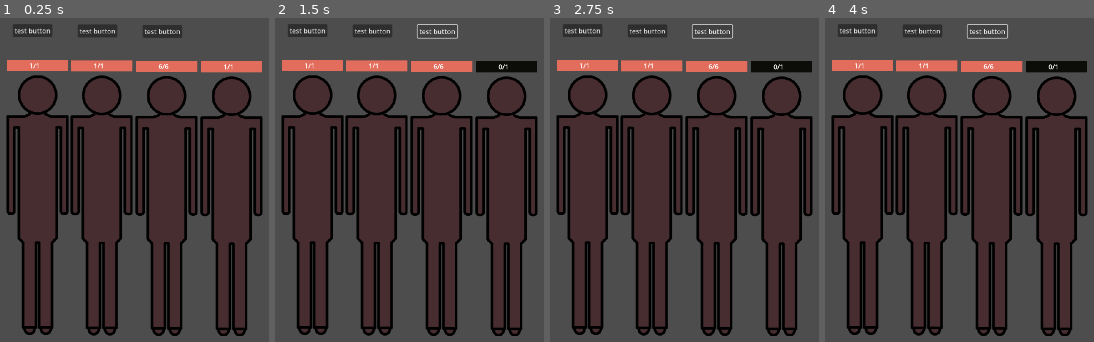
Above: before the commit, frames 1-4 (left to right).
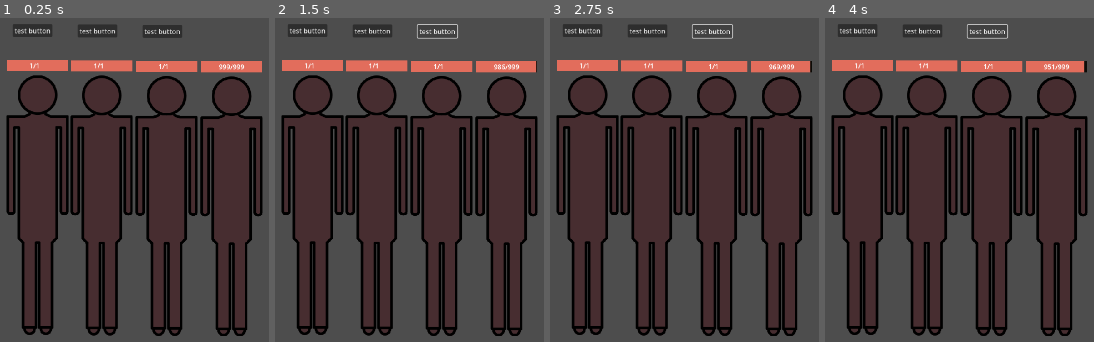
Above: after the commit, the same moments.

Repository: ShongoWL/Tavern-Keeper-Jam
Game: Godot game, scene res://Scene/BattleManager.tscn
Two runs of this game, one before a commit and one after it. Both use one fixed random seed, a clock stepped at 60 frames per second and the inputs below.
Inputs:
- Up to frame 1 (0.25 s): no input
- Up to frame 2 (1.5 s): click "test button" at 0.5 s; click "test button" at 1.25 s
- Up to frame 3 (2.75 s): click "test button" at 2 s
- Up to frame 4 (4 s): tap Enter at 2.75 s; tap Space at 3.5 s

The runs differ from the first frame. In frame 1, 0.2% of the frame differs, in the area x 58-91%, y 14-17%; in frame 2, 0.9%, in the area x 58-98%, y 13-17%; in frame 3, 0.9%; in frame 4, 0.8%.

Commit message:
Ability and passive framework
We now have a model for how to make working abilities and passives

Diff:
--- /dev/null
+++ b/Resources/Abilities/bulkUp.tres
@@ -0,0 +1,10 @@
+[gd_resource type="Resource" script_class="bulkUp" load_steps=2 format=3 uid="uid://dgxa3dcue43ad"]
+
+[ext_resource type="Script" path="res://Scripts/AbilityScripts/bulkUpAbility.gd" id="1_wmhn5"]
+
+[resource]
+script = ExtResource("1_wmhn5")
+damageBoost = 4
+critChanceBoost = 3
+abilityName = "Bulk Up"
+abilityCost = 25
--- /dev/null
+++ b/Resources/Heroes/Barbarian.tres
@@ -0,0 +1,18 @@
+[gd_resource type="Resource" script_class="Hero" load_steps=4 format=3 uid="uid://c5n6dr08pegpd"]
+
+[ext_resource type="Resource" uid="uid://dgxa3dcue43ad" path="res://Resources/Abilities/bulkUp.tres" id="1_85iqi"]
+[ext_resource type="Script" path="res://Scripts/Hero.gd" id="1_pl4hs"]
+[ext_resource type="Resource" uid="uid://66sba7jooha6" path="res://Resources/Passives/painEnergyGain.tres" id="2_yyws8"]
+
+[resource]
+script = ExtResource("1_pl4hs")
+critChance = 5
+energyRegen = 1
+energyLevel = 0.0
+ability = ExtResource("1_85iqi")
+passive = ExtResource("2_yyws8")
+maxHp = 70
+damage = 5
+attackCooldown = 4.0
+charName = "Barbarian"
+preferredTarget = 0
--- /dev/null
+++ b/Resources/Heroes/Hero1.tres
@@ -0,0 +1,19 @@
+[gd_resource type="Resource" script_class="Hero" load_steps=4 format=3 uid="uid://ci6wkmgdgipb3"]
+
+[ext_resource type="Resource" uid="uid://dgxa3dcue43ad" path="res://Resources/Abilities/bulkUp.tres" id="1_dy2nl"]
+[ext_resource type="Resource" uid="uid://66sba7jooha6" path="res://Resources/Passives/painEnergyGain.tres" id="2_6pend"]
+[ext_resource type="Script" path="res://Scripts/Hero.gd" id="3_1p4h8"]
+
+[resource]
+script = ExtResource("3_1p4h8")
+critChance = 99
+energyRegen = 5
+energyLevel = 0.0
+critModifier = 2
+ability = ExtResource("1_dy2nl")
+passive = ExtResource("2_6pend")
+maxHp = 999
+damage = 4
+attackCooldown = 2.0
+charName = "Hero1"
+preferredTarget = 0
--- /dev/null
+++ b/Resources/Heroes/Hero2.tres
@@ -0,0 +1,23 @@
+[gd_resource type="Resource" script_class="Hero" load_steps=5 format=3 uid="uid://buj5go842m74u"]
+
+[ext_resource type="Script" path="res://Scripts/Hero.gd" id="1_ehnef"]
+[ext_resource type="Resource" uid="uid://c3s4q7yeq1fp6" path="res://Resources/baseAbility.tres" id="1_npkbl"]
+[ext_resource type="Script" path="res://Scripts/Passive.gd" id="2_pf3f5"]
+
+[sub_resource type="Resource" id="Resource_d5kvc"]
+script = ExtResource("2_pf3f5")
+passiveName = ""
+passiveDescription = ""
+
+[resource]
+script = ExtResource("1_ehnef")
+critChance = 0
+energyRegen = 0
+energyLevel = 0.0
+ability = ExtResource("1_npkbl")
+passive = SubResource("Resource_d5kvc")
+maxHp = 1
+damage = 0
+attackCooldown = 100.0
+charName = "Hero2"
+preferredTarget = 0
--- /dev/null
+++ b/Resources/Heroes/Hero3.tres
@@ -0,0 +1,23 @@
+[gd_resource type="Resource" script_class="Hero" load_steps=5 format=3 uid="uid://bl1ejfohikbi2"]
+
+[ext_resource type="Resource" uid="uid://c3s4q7yeq1fp6" path="res://Resources/baseAbility.tres" id="1_5g3dg"]
+[ext_resource type="Script" path="res://Scripts/Hero.gd" id="1_c7m7d"]
+[ext_resource type="Script" path="res://Scripts/Passive.gd" id="2_lkmyq"]
+
+[sub_resource type="Resource" id="Resource_vca1o"]
+script = ExtResource("2_lkmyq")
+passiveName = ""
+passiveDescription = ""
+
+[resource]
+script = ExtResource("1_c7m7d")
+critChance = 0
+energyRegen = 0
+energyLevel = 0.0
+ability = ExtResource("1_5g3dg")
+passive = SubResource("Resource_vca1o")
+maxHp = 1
+damage = 0
+attackCooldown = 300.0
+charName = "Hero3"
+preferredTarget = 0
--- /dev/null
+++ b/Resources/Heroes/Hero4.tres
@@ -0,0 +1,23 @@
+[gd_resource type="Resource" script_class="Hero" load_steps=5 format=3 uid="uid://dcwlot35vf35u"]
+
+[ext_resource type="Script" path="res://Scripts/Hero.gd" id="1_6ug50"]
+[ext_resource type="Resource" uid="uid://c3s4q7yeq1fp6" path="res://Resources/baseAbility.tres" id="1_rfblt"]
+[ext_resource type="Script" path="res://Scripts/Passive.gd" id="2_vk03i"]
+
+[sub_resource type="Resource" id="Resource_l0muq"]
+script = ExtResource("2_vk03i")
+passiveName = ""
+passiveDescription = ""
+
+[resource]
+script = ExtResource("1_6ug50")
+critChance = 0
+energyRegen = 0
+energyLevel = 0.0
+ability = ExtResource("1_rfblt")
+passive = SubResource("Resource_l0muq")
+maxHp = 1
+damage = 0
+attackCooldown = 100.0
+charName = "Hero4"
+preferredTarget = 0
--- /dev/null
+++ b/Resources/Passives/painEnergyGain.tres
@@ -0,0 +1,9 @@
+[gd_resource type="Resource" script_class="painEnergyGain" load_steps=2 format=3 uid="uid://66sba7jooha6"]
+
+[ext_resource type="Script" path="res://Scripts/PassiveScripts/painEnergyGain.gd" id="1_e23st"]
+
+[resource]
+script = ExtResource("1_e23st")
+energyGain = 7
+passiveName = ""
+passiveDescription = ""
--- a/Resources/baseAbility.tres
+++ b/Resources/baseAbility.tres
@@ -5,5 +5,5 @@
 [resource]
 resource_local_to_scene = true
 script = ExtResource("1_4rtlg")
-abilityName = "Death by ball explosion"
-abilityCost = 44
+abilityName = "Don't use this"
+abilityCost = 400
--- a/Resources/baseHero.tres
+++ b/Resources/baseHero.tres
@@ -1,5 +1,6 @@
-[gd_resource type="Resource" script_class="Hero" load_steps=2 format=3 uid="uid://tssetm4wqidn"]
+[gd_resource type="Resource" script_class="Hero" load_steps=3 format=3 uid="uid://tssetm4wqidn"]
 
+[ext_resource type="Resource" uid="uid://dgxa3dcue43ad" path="res://Resources/Abilities/bulkUp.tres" id="1_bm5bo"]
 [ext_resource type="Script" path="res://Scripts/Hero.gd" id="1_gjpee"]
 
 [resource]
@@ -7,8 +8,10 @@
 script = ExtResource("1_gjpee")
 critChance = 0
 energyRegen = 5
+energyLevel = 0.0
+ability = ExtResource("1_bm5bo")
 maxHp = 10
 damage = 0
 attackCooldown = 2.0
-charName = ""
+charName = "Hero 1"
 preferredTarget = 0
--- a/Scene/BattleManager.tscn
+++ b/Scene/BattleManager.tscn
@@ -1,93 +1,14 @@
-[gd_scene load_steps=20 format=3 uid="uid://omc7ani5wfa5"]
+[gd_scene load_steps=13 format=3 uid="uid://omc7ani5wfa5"]
 
 [ext_resource type="Script" path="res://Scripts/BattleManager.gd" id="1_ceb1t"]
 [ext_resource type="PackedScene" uid="uid://c55pg0nyqba0j" path="res://Scene/heroScene.tscn" id="1_vq15d"]
-[ext_resource type="Script" path="res://Scripts/Hero.gd" id="3_02ydw"]
+[ext_resource type="Resource" uid="uid://ci6wkmgdgipb3" path="res://Resources/Heroes/Hero1.tres" id="3_0641x"]
 [ext_resource type="PackedScene" uid="uid://c5nxxn8t3lgyf" path="res://Scene/time_manager.tscn" id="3_dsu4q"]
-[ext_resource type="Script" path="res://Scripts/Ability.gd" id="4_pkeim"]
+[ext_resource type="Resource" uid="uid://buj5go842m74u" path="res://Resources/Heroes/Hero2.tres" id="5_hwupf"]
 [ext_resource type="PackedScene" uid="uid://dqu3esdd6qywr" path="res://Scene/enemyScene.tscn" id="5_kdsbv"]
 [ext_resource type="Script" path="res://Scripts/Entity.gd" id="6_qabx8"]
-
-[sub_resource type="Resource" id="Resource_qc2jp"]
-resource_local_to_scene = true
-script = ExtResource("3_02ydw")
-critChance = 0
-energyRegen = 1
-energyLevel = 0.0
-maxHp = 1
-damage = 0
-attackCooldown = 99.0
-charName = "Hero 1"
-preferredTarget = 0
-
-[sub_resource type="Resource" id="Resource_7ku72"]
-resource_local_to_scene = true
-script = ExtResource("4_pkeim")
-abilityName = "Mega cum blast"
-abilityCost = 8
-
-[sub_resource type="Resource" id="Resource_6cn51"]
-resource_local_to_scene = true
-script = ExtResource("3_02ydw")
-critChance = 0
-energyRegen = 20
-energyLevel = 0.0
-maxHp = 6
-damage = 1
-attackCooldown = 99.0
-charName = "Hero 2"
-preferredTarget = 0
-
-[sub_resource type="Resource" id="Resource_gfbem"]
-resource_local_to_scene = true
-script = ExtResource("4_pkeim")
-abilityName = "Death by ball explosion"
-abilityCost = 44
-
-[sub_resource type="Resource" id="Resource_oiadu"]
-resource_local_to_scene = true
-script = ExtResource("3_02ydw")
-critChance = 0
-energyRegen = 5
-energyLevel = 0.0
-maxHp = 1
-damage = 1
-attackCooldown = 1.0
-charName = "Hero 3"
-preferredTarget = 0
-
-[sub_resource type="Resource" id="Resource_gehpe"]
-resource_local_to_scene = true
-script = ExtResource("4_pkeim")
-abilityName = "Death by ball explosion"
-abilityCost = 44
-
-[sub_resource type="Resource" id="Resource_hhire"]
-resource_local_to_scene = true
-script = ExtResource("3_02ydw")
-critChance = 0
-energyRegen = 5
-energyLevel = 0.0
-maxHp = 1
-damage = 1
-attackCooldown = 1.0
-charName = "Hero 4"
-preferredTarget = 0
-
-[sub_resource type="Resource" id="Resource_n3m1f"]
-resource_local_to_scene = true
-script = ExtResource("4_pkeim")
-abilityName = "Death by ball explosion"
-abilityCost = 44
-
-[sub_resource type="Resource" id="Resource_rjhrn"]
-resource_local_to_scene = true
-script = ExtResource("6_qabx8")
-maxHp = 99
-damage = 0
-attackCooldown = 99.0
-charName = "Enemy 1"
-preferredTarget = 0
+[ext_resource type="Resource" uid="uid://bl1ejfohikbi2" path="res://Resources/Heroes/Hero3.tres" id="6_up2v3"]
+[ext_resource type="Resource" uid="uid://dcwlot35vf35u" path="res://Resources/Heroes/Hero4.tres" id="7_ho0q1"]
 
 [sub_resource type="Resource" id="Resource_15cir"]
 resource_local_to_scene = true
@@ -118,39 +39,34 @@
 
 [node name="BattleManager" type="Node2D" node_paths=PackedStringArray("heroArray", "enemyArray")]
 script = ExtResource("1_ceb1t")
-heroArray = [NodePath("HeroScene"), NodePath("HeroScene2")]
+heroArray = [NodePath("HeroScene")]
 enemyArray = [NodePath("Enemy")]
 
 [node name="HeroScene" parent="." instance=ExtResource("1_vq15d")]
 position = Vector2(564, 509)
-heroData = SubResource("Resource_qc2jp")
-ability = SubResource("Resource_7ku72")
+heroData = ExtResource("3_0641x")
 
 [node name="TimeManager" parent="HeroScene" instance=ExtResource("3_dsu4q")]
 
 [node name="HeroScene2" parent="." instance=ExtResource("1_vq15d")]
 position = Vector2(408, 508)
-heroData = SubResource("Resource_6cn51")
-ability = SubResource("Resource_gfbem")
+heroData = ExtResource("5_hwupf")
 
 [node name="TimeManager" parent="HeroScene2" instance=ExtResource("3_dsu4q")]
 
 [node name="HeroScene3" parent="." instance=ExtResource("1_vq15d")]
 position = Vector2(252, 507)
-heroData = SubResource("Resource_oiadu")
-ability = SubResource("Resource_gehpe")
+heroData = ExtResource("6_up2v3")
 
 [node name="TimeManager" parent="HeroScene3" instance=ExtResource("3_dsu4q")]
 
 [node name="HeroScene4" parent="." instance=ExtResource("1_vq15d")]
 position = Vector2(98, 506)
-heroData = SubResource("Resource_hhire")
-ability = SubResource("Resource_n3m1f")
+heroData = ExtResource("7_ho0q1")
 
 [node name="TimeManager" parent="HeroScene4" instance=ExtResource("3_dsu4q")]
 
 [node name="Enemy" parent="." instance=ExtResource("5_kdsbv")]
-enemyData = SubResource("Resource_rjhrn")
 
 [node name="TimeManager" parent="Enemy" instance=ExtResource("3_dsu4q")]
 
--- a/Scene/heroScene.tscn
+++ b/Scene/heroScene.tscn
@@ -1,16 +1,14 @@
-[gd_scene load_steps=6 format=3 uid="uid://c55pg0nyqba0j"]
+[gd_scene load_steps=5 format=3 uid="uid://c55pg0nyqba0j"]
 
 [ext_resource type="Script" path="res://Scripts/heroScene.gd" id="1_2kcso"]
 [ext_resource type="Resource" uid="uid://tssetm4wqidn" path="res://Resources/baseHero.tres" id="2_b3xl4"]
 [ext_resource type="Texture2D" uid="uid://cvhh0f200cl0f" path="res://Art/dude.svg" id="2_og1u5"]
-[ext_resource type="Resource" uid="uid://c3s4q7yeq1fp6" path="res://Resources/baseAbility.tres" id="3_d4nlb"]
 [ext_resource type="PackedScene" uid="uid://u5ora2halxie" path="res://Scene/healthbar.tscn" id="4_67fsq"]
 
 [node name="HeroScene" type="Node2D"]
 position = Vector2(267, 499)
 script = ExtResource("1_2kcso")
 heroData = ExtResource("2_b3xl4")
-ability = ExtResource("3_d4nlb")
 
 [node name="Sprite2D" type="Sprite2D" parent="."]
 texture = ExtResource("2_og1u5")
--- a/Scripts/Ability.gd
+++ b/Scripts/Ability.gd
@@ -2,9 +2,8 @@
 class_name Ability
 
 @export var abilityName: String
-@export var abilityEffect: Script
 @export var abilityCost: int
 
-func onEnergyMet():
+func onEnergyMet(user: HeroScene):
 	#abilityEffect.cast()
-	print("This is where my cast function call would go")
+	pass
--- /dev/null
+++ b/Scripts/AbilityScripts/bulkUpAbility.gd
@@ -0,0 +1,18 @@
+class_name bulkUp
+extends Ability
+
+
+@export var damageBoost: int
+@export var critChanceBoost: int
+
+
+func _ready():
+	pass
+
+#Bulk up will increas attack power and crit chance of it's user
+func onEnergyMet(user: HeroScene):
+	user.damage += damageBoost
+	user.critChance += critChanceBoost
+	print(user.charName, "'s damage increased by ", damageBoost)
+	print(user.charName, "'s crit chance increased by ", critChanceBoost)
+	pass
--- a/Scripts/Autoloads/signalBus.gd
+++ b/Scripts/Autoloads/signalBus.gd
@@ -14,6 +14,7 @@
 
 #HP related signals
 signal maxHpGained(who, amount: int)
+signal hpLoss(who: Entity, amount: int)
 
 #Signals related to combat victory/defeat
 signal combatOver(battle: BattleManager, isVictory: bool)
--- a/Scripts/BattleManager.gd
+++ b/Scripts/BattleManager.gd
@@ -32,12 +32,13 @@
 		target.gainEnergy()
 
 func heroDealAttack(attacker:HeroScene, preferredTarget:int, damage:int):
+	var totalDamage = calculateDamage(attacker, damage)
 	if enemyArray.size() == 0:
 		return
 	if preferredTarget > enemyArray.size()-1:
-		enemyArray[enemyArray.size()-1].queueDamage(attacker, damage)
+		enemyArray[enemyArray.size()-1].queueDamage(attacker, totalDamage)
 	else:
-		enemyArray[preferredTarget].queueDamage(attacker, damage)
+		enemyArray[preferredTarget].queueDamage(attacker, totalDamage)
 
 func enemyDealAttack(attacker:EnemyScene, preferredTarget:int, damage:int):
 	if heroArray.size() == 0:
@@ -49,7 +50,21 @@
 	else:
 		heroArray[preferredTarget].queueDamage(attacker, damage)
 
+func calculateDamage(attacker: HeroScene, damage) -> int:
+	var finalDamage: int
+	var isCrit = rollCrit(attacker)
+	if isCrit == true:
+		finalDamage = damage*attacker.heroData.critModifier
+	return finalDamage
 
+func rollCrit(attacker: HeroScene) -> bool:
+	var isCrit = false
+	var diceRoll = randi_range(1,100)
+	print("Rolled: ", diceRoll, ". Need ", attacker.critChance, " or lower to crit")
+	if diceRoll <= attacker.critChance:
+		isCrit = true
+		print("OH MY GOD, YOU CRIT YOU MADMAN!!!")
+	return isCrit
 
 func deathNotif(victim, killer):
 	if victim is HeroScene:
--- a/Scripts/Hero.gd
+++ b/Scripts/Hero.gd
@@ -4,5 +4,9 @@
 @export var critChance: int
 @export var energyRegen: int
 @export var energyLevel: float
+@export var critModifier:int = 2
+
 @export var ability: Ability
+
+
 @export var passive: Passive
--- a/Scripts/Passive.gd
+++ b/Scripts/Passive.gd
@@ -2,10 +2,7 @@
 class_name Passive
 
 @export var passiveName: String
-@export var passiveEffect: Script
+@export var passiveDescription: String
 
-#possible function to start the passive script when auto battler starts
-#func startPassive():
-	#Call start up script
-	#passiveEffect.start()
-	#pass
+func setup(hero: HeroScene):
+	pass
--- /dev/null
+++ b/Scripts/PassiveScripts/painEnergyGain.gd
@@ -0,0 +1,15 @@
+class_name painEnergyGain extends Passive
+
+var user: HeroScene
+@export var energyGain: int
+
+func setup(hero: HeroScene):
+	#print("setting up hpLoss connection in passive")
+	SignalBus.hpLoss.connect(onLifeLoss)
+	user = hero
+
+func onLifeLoss(victim, damageTaken):
+	print("in onLifeLoss")
+	if victim == user:
+		print(user.charName, " just triggered their 'Hit me harder daddy' passive")
+		user.changeEnergy(energyGain)
--- a/Scripts/heroScene.gd
+++ b/Scripts/heroScene.gd
@@ -21,9 +21,6 @@
 #holds all calls for incoming damage until they can be safely managed
 var damageQueue:Array = []
 
-@export var ability:Ability
-@export var passive:Passive
-
 var tween: Tween
 
 func _ready() -> void:
@@ -39,6 +36,7 @@
 
 	#Run this at the end of ready to make sure healthBar has access to the right values
 	healthBar.initializeValues()
+	heroData.passive.setup(self)
 	SignalBus.combatOver.connect(combatOver)
 	#SignalBus.gainEnergy.connect(energyGain)
 
@@ -68,22 +66,41 @@
 	if hp - damageTaken <= 0:
 		hp -= damageTaken
 		#Stop player's timers and remove from array
+		SignalBus.hpLoss.emit(self, damageTaken)
 		print("hero has died, throwing death signal")
 		SignalBus.deathSignal.emit(self, attacker)
 		self.process_mode = Node.PROCESS_MODE_DISABLED
 	else:
 		hp -= damageTaken
-		print(charName," has taken,", damageTaken,"damage, new hp is: ", hp)
+		SignalBus.hpLoss.emit(self, damageTaken)
+		print(charName," has taken, ", damageTaken," damage, new hp is: ", hp)
 
 func gainEnergy():
 	var amountGain = (energyRegen * GlobalVar.minTickRate)
 	energyLevel = snapped(energyLevel + amountGain, .1)
-	if energyLevel >= ability.abilityCost:
-		ability.onEnergyMet()
-		energyLevel -= ability.abilityCost
-		print(charName, " spent ", ability.abilityCost, " to use their ability: ", ability.abilityName)
+	if heroData != null:
+		if energyLevel >= heroData.ability.abilityCost:
+			print(charName, " spent ", heroData.ability.abilityCost, " to use their ability: ", heroData.ability.abilityName)
+			heroData.ability.onEnergyMet(self)
+			energyLevel -= heroData.ability.abilityCost
+		#else:
+			#print(charName, " gained ", amountGain, " energy. Total: ", energyLevel)
+
+#change energy can be positive or negative
+func changeEnergy(amountChange: int):
+	if amountChange > 0:
+		energyLevel += amountChange
+		if energyLevel >= heroData.ability.abilityCost:
+			print(charName, " spent ", heroData.ability.abilityCost, " to use their ability: ", heroData.ability.abilityName)
+			heroData.ability.onEnergyMet(self)
+			energyLevel -= heroData.ability.abilityCost
+		else:
+			print(charName, " gained ", amountChange, " energy. Total: ", energyLevel)
 	else:
-		print(charName, " gained ", amountGain, " energy. Total: ", energyLevel)
+		if energyLevel - amountChange <= 0:
+			energyLevel = 0
+		else:
+			energyLevel -= amountChange
 
 func takedamage():
 	hp -= 10
@@ -92,3 +109,6 @@
 	if combatManager == get_parent():
 		self.process_mode = Node.PROCESS_MODE_DISABLED
 		print("Combat has ended, ", charName, " is stopping.")
+
+func getHp()->int:
+	return hp
